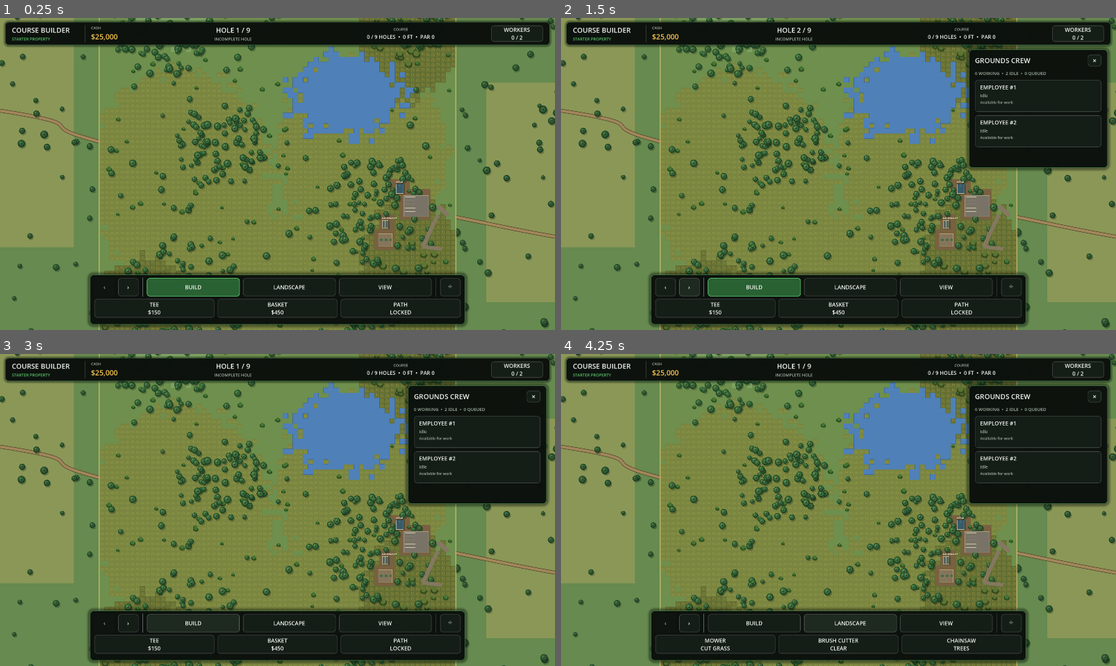
Above: before the commit, frames 1-4 (two rows, left to right).
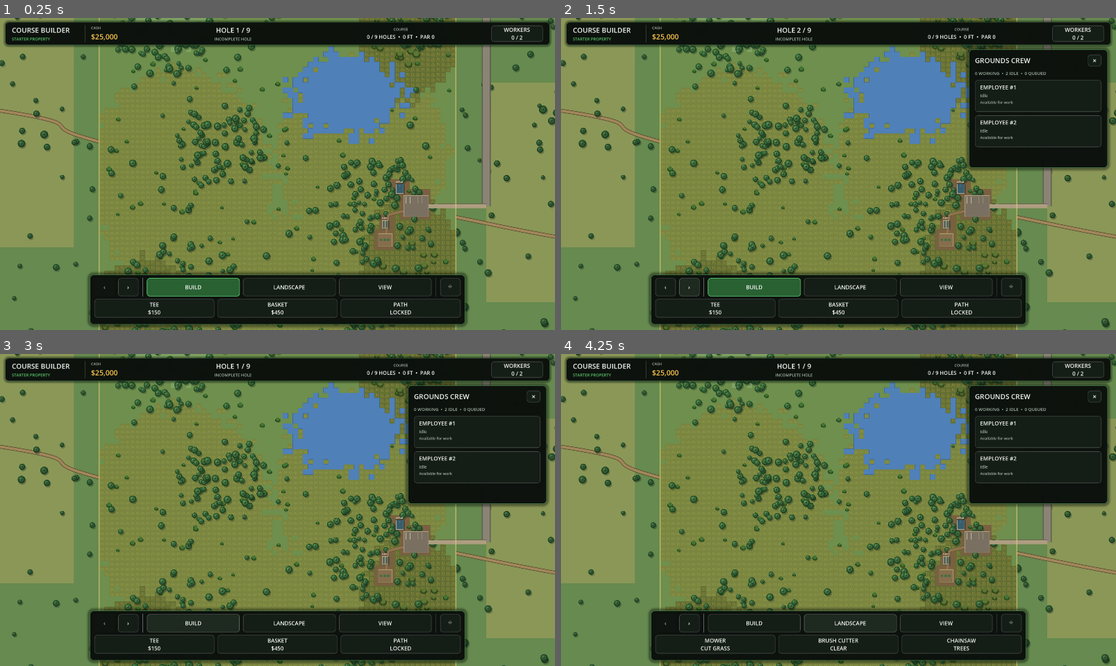
Above: after the commit, the same moments.

Repository: jmessierdg/disc-golf-empire
Game: Godot game, scene res://Main.tscn
Two runs of this game, one before a commit and one after it. Both use one fixed random seed, a clock stepped at 60 frames per second and the inputs below.
Inputs:
- Up to frame 1 (0.25 s): no input
- Up to frame 2 (1.5 s): click "WORKERS 0 / 2" at 0.5 s; click "›" at 1.25 s
- Up to frame 3 (3 s): click "‹" at 2 s; click "BUILD" at 2.75 s
- Up to frame 4 (4.25 s): click "LANDSCAPE" at 3.5 s

The runs differ from the first frame. In frame 1, 1.2% of the frame differs, in the area x 68-89%, y 0-75%; in frame 2, 0.6%; in frame 3, 0.6%; in frame 4, 0.6%.

Commit message:
Update course_renderer.gd

Diff:
--- a/course_renderer.gd
+++ b/course_renderer.gd
@@ -326,14 +326,33 @@
 
 func draw_starter_facilities() -> void:
 	var entry: Array = property_manager.property_driveway_points
-	if entry.size() >= 4:
-		var gate: Vector2 = entry[3]
-		var lot: Vector2 = gate + Vector2(65.0, 60.0)
-		var shop: Vector2 = gate + Vector2(-95.0, 255.0)
-		var yard: Vector2 = gate + Vector2(25.0, 270.0)
-		draw_line(gate, lot, Color(0.52, 0.47, 0.38), 27.0, true)
-		draw_line(gate + Vector2(0.0, 55.0), shop, Color(0.52, 0.47, 0.38), 23.0, true)
-		draw_line(shop, yard, Color(0.52, 0.47, 0.38), 21.0, true)
+	var parking: Dictionary = property_manager.get_starter_facility("starter_parking")
+	var shed: Dictionary = property_manager.get_starter_facility("starter_shed")
+	var yard: Dictionary = property_manager.get_starter_facility("starter_yard")
+	if entry.size() >= 4 and not parking.is_empty():
+		# Public-road branch along the east property edge, connected to the
+		# existing northern public road before entering the owned property.
+		var road_x: float = entry[0].x
+		var northern_road_y: float = property_manager.get_road_reference_y()
+		draw_line(Vector2(road_x, northern_road_y), entry[0], Color(0.37, 0.35, 0.31), 54.0, true)
+		draw_line(Vector2(road_x, northern_road_y), entry[0], Color(0.54, 0.52, 0.46), 43.0, true)
+		var lot_center: Vector2 = parking["position"]
+		# Entrance driveway terminates at visitor parking.
+		for i in range(1, entry.size()):
+			draw_line(entry[i - 1], entry[i], Color(0.40, 0.36, 0.30), 30.0, true)
+			draw_line(entry[i - 1], entry[i], Color(0.68, 0.62, 0.50), 25.0, true)
+		draw_line(entry[3], lot_center, Color(0.68, 0.62, 0.50), 25.0, true)
+	if not parking.is_empty() and not shed.is_empty() and not yard.is_empty():
+		# Narrow dirt maintenance track, visually separate from the parking.
+		var lot: Vector2 = parking["position"]
+		var shop: Vector2 = shed["position"]
+		var storage: Vector2 = yard["position"]
+		var track_start: Vector2 = lot + Vector2(-30.0, 20.0)
+		var track_turn: Vector2 = Vector2(shop.x + 20.0, track_start.y + 35.0)
+		draw_line(track_start, track_turn, Color(0.43, 0.34, 0.23), 16.0, true)
+		draw_line(track_turn, storage, Color(0.43, 0.34, 0.23), 16.0, true)
+		draw_line(track_start, track_turn, Color(0.58, 0.46, 0.32), 11.0, true)
+		draw_line(track_turn, storage, Color(0.58, 0.46, 0.32), 11.0, true)
 	for value in property_manager.buildings:
 		var item: Dictionary = value
 		var kind: String = str(item.get("type", ""))
@@ -343,26 +362,26 @@
 		var size: Vector2 = item["size"]
 		var area: Rect2 = Rect2(center - size * 0.5, size)
 		if kind == "starter_parking":
-			draw_rect(area, Color(0.47, 0.45, 0.40), true)
-			draw_rect(area, Color(0.68, 0.63, 0.52), false, 2.0)
+			draw_rect(area, Color(0.48, 0.44, 0.38), true)
+			draw_rect(area, Color(0.72, 0.65, 0.53), false, 2.0)
 			for i in range(5):
-				var y: float = area.position.y + 9.0 + float(i) * (size.y - 18.0) / 5.0
-				draw_line(Vector2(area.position.x + 6.0, y), Vector2(center.x - 5.0, y), Color(0.86, 0.82, 0.71), 1.8)
+				var x: float = area.position.x + 12.0 + float(i) * (size.x - 24.0) / 5.0
+				draw_line(Vector2(x, area.position.y + 6.0), Vector2(x, area.position.y + size.y * 0.38), Color(0.87, 0.82, 0.71), 1.8)
 			continue
 		if kind == "starter_yard":
-			draw_rect(area, Color(0.52, 0.46, 0.36), true)
-			draw_rect(area, Color(0.76, 0.67, 0.45), false, 2.0)
+			draw_rect(area, Color(0.52, 0.43, 0.30), true)
+			draw_rect(area, Color(0.74, 0.65, 0.43), false, 2.5)
 			for i in range(3):
-				var x: float = area.position.x + 10.0 + i * 29.0
-				draw_rect(Rect2(Vector2(x, center.y - 8.0), Vector2(17.0, 13.0)), Color(0.25, 0.42, 0.25), true)
+				var x: float = area.position.x + 8.0 + float(i) * 23.0
+				draw_rect(Rect2(Vector2(x, center.y - 7.0), Vector2(16.0, 12.0)), Color(0.23, 0.43, 0.26), true)
 			continue
-		var roof: Color = Color(0.21, 0.36, 0.42) if kind == "starter_office" else Color(0.35, 0.39, 0.34)
+		var roof: Color = Color(0.22, 0.37, 0.43) if kind == "starter_office" else Color(0.36, 0.40, 0.33)
 		draw_rect(Rect2(area.position + Vector2(4.0, 5.0), size), Color(0.0, 0.0, 0.0, 0.22), true)
-		draw_rect(area, Color(0.78, 0.73, 0.61), true)
+		draw_rect(area, Color(0.77, 0.72, 0.61), true)
 		draw_rect(area.grow(-4.0), roof, true)
 		draw_line(Vector2(center.x, area.position.y + 4.0), Vector2(center.x, area.end.y - 4.0), Color(0.70, 0.72, 0.67), 2.0)
 		draw_rect(area, Color(0.19, 0.23, 0.20), false, 2.0)
-		var caption: String = "OFFICE" if kind == "starter_office" else "MAINTENANCE"
+		var caption: String = "OFFICE" if kind == "starter_office" else "SHED"
 		draw_string(ThemeDB.fallback_font, Vector2(area.position.x, area.position.y - 7.0), caption, HORIZONTAL_ALIGNMENT_LEFT, -1, 13, Color.WHITE)
 
 
@@ -2152,7 +2171,7 @@
 		return
 
 	var active_workers: Array = (
-		job_manager.get_active_workers()
+		job_manager.get_all_workers()
 	)
 
 	for worker_value in active_workers:
@@ -2200,6 +2219,13 @@
 		-direction.y,
 		direction.x
 	)
+
+	var phase: String = str(worker.get("state", "idle"))
+	if phase != "working":
+		draw_circle(world_position + Vector2(2.0, 3.0), 9.0, Color(0.0, 0.0, 0.0, 0.20))
+		draw_circle(world_position, 7.0, Color(0.24, 0.44, 0.83))
+		draw_circle(world_position - direction * 5.0, 4.0, Color(0.88, 0.71, 0.53))
+		return
 
 	var job_id: int = int(
 		worker.get(
